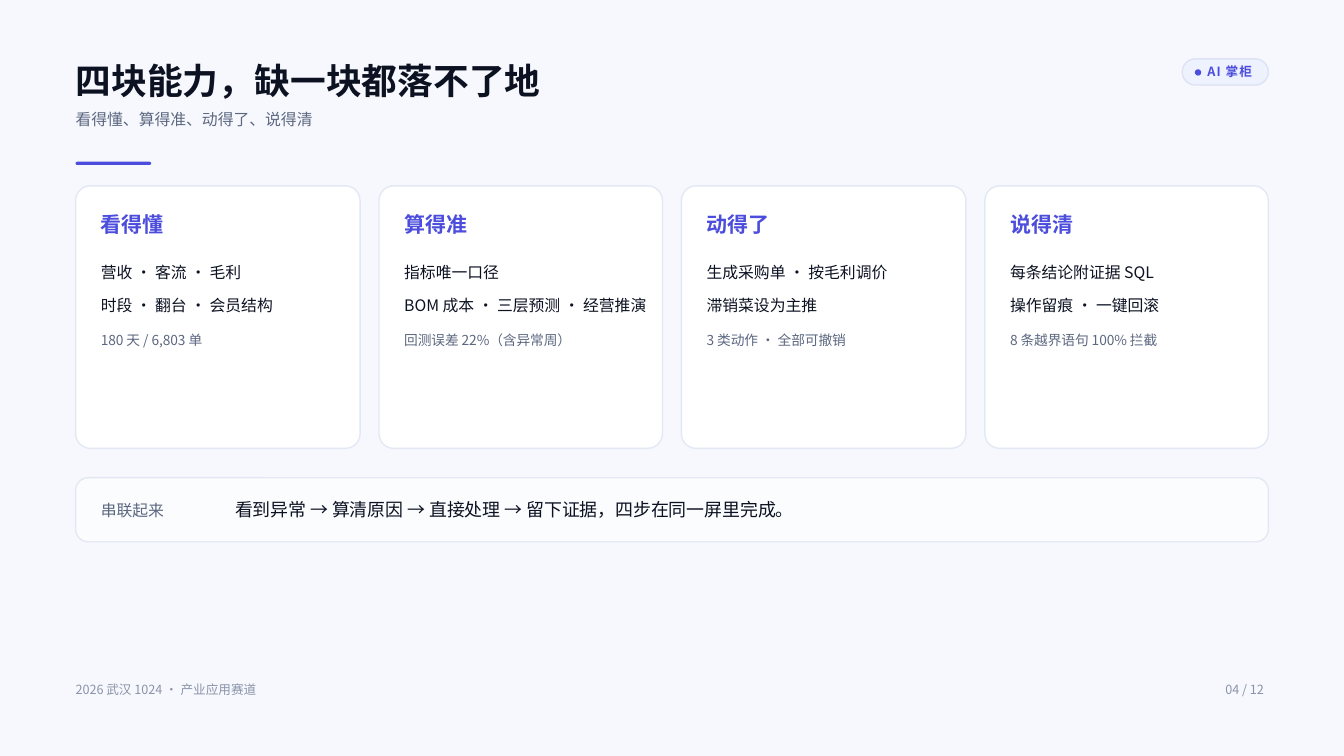
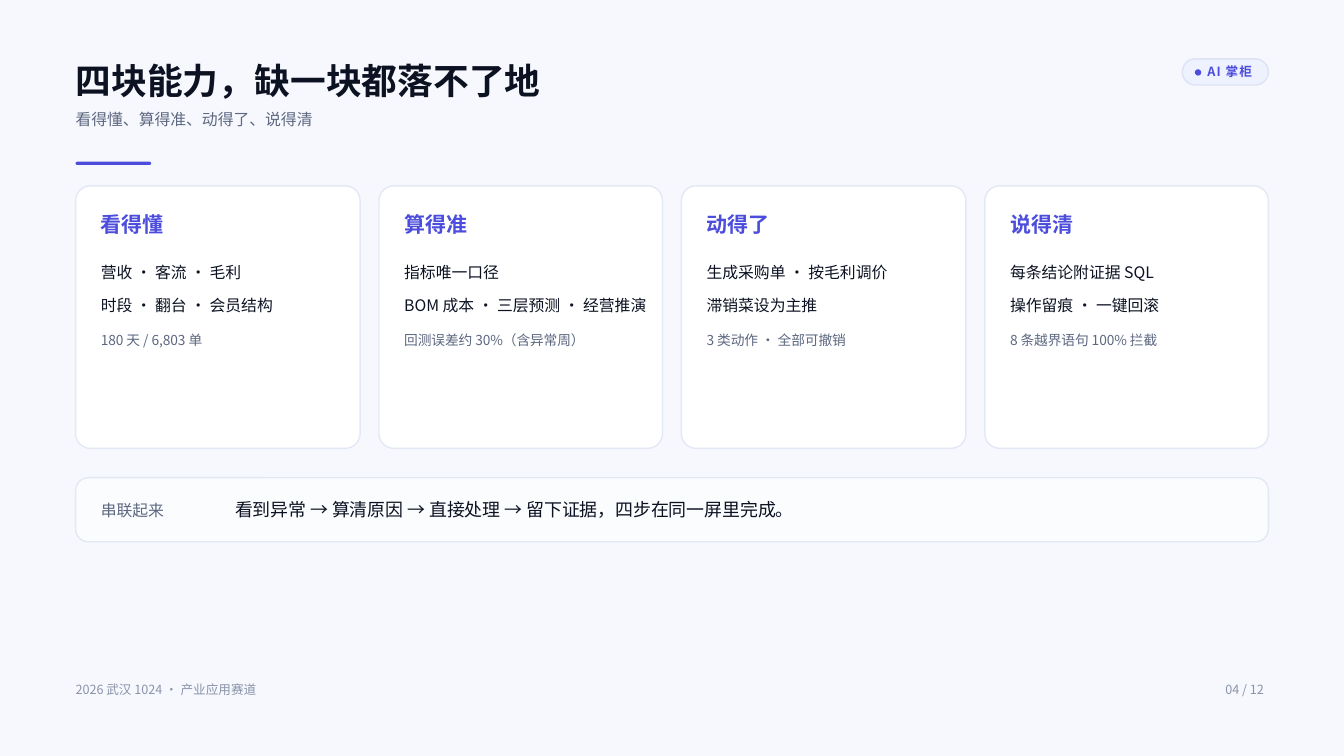
Before and after one commit to wsj20011001/ai-zhanggui, a slide deck: slide 4 of docs/AI掌柜-路演PPT/AI掌柜-路演PPT.pptx. Drawn at 1344x756 pixels with LibreOffice and Linux fonts; fonts in the diff are those of the drawing. Boxes give left, top, right and bottom in pixels: in the first picture for what was removed or moved away, otherwise in the second. Text is boxed around its words. In the diff, an @@ line names an element or a change of style, - is before the commit and + after.

Commit message:
fix: 测试不再污染演示库；按今日数据统一回测误差与截图

```diff
--- a/docs/AI掌柜-路演PPT/AI掌柜-路演PPT.pptx
+++ b/docs/AI掌柜-路演PPT/AI掌柜-路演PPT.pptx
@@ text at box(404, 333, 584, 346): text changed @@
-回测误差 22%（含异常周）
+回测误差约 30%（含异常周）
```
Also in this commit, not shown: 6 other files.
